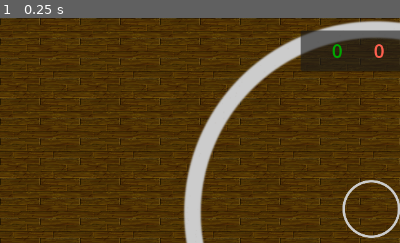
Above: before the commit, frame 1.
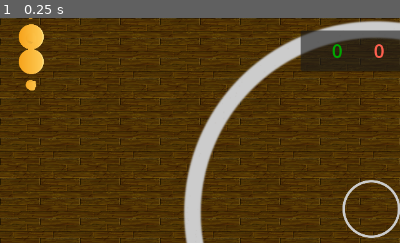
Above: after the commit, the same moment.

Repository: louiidev/ggj24_sumo
Game: Godot game, scene res://Scenes/main.tscn
Two runs of this game, one before a commit and one after it. Both use one fixed random seed, a clock stepped at 60 frames per second and the inputs below.
Inputs:
- Up to frame 1 (0.25 s): no input
The pictures show only the part of the screen within x 0-50%, y 0-50%; the shares and areas given below are measured in that part.

The runs differ from the first frame. In frame 1, 1.2% of the frame differs, in the area x 4-11%, y 0-33%.

Commit message:
added test stuff

Diff:
--- a/Scenes/main.gd
+++ b/Scenes/main.gd
@@ -7,10 +7,16 @@
 @export var powerupsAtStart = 3
 var player_scene: PackedScene = preload("res://Scenes/Player.tscn")
 
+var players: Array[Node2D] = []
+
 # Called when the node enters the scene tree for the first time.
 func _ready():
 	for num in powerupsAtStart:
 		addPowerup()
+
+	# FOR TESTING (REMOVE ONCE DONE)
+	add_player({ 'device_id': 0, 'is_real_player': true })
+	add_player({ 'device_id': 1, 'is_real_player': false })
 
 func addPowerup():
 	var r = boundsRadius * sqrt(randf())
@@ -29,13 +35,17 @@
 		addPowerup()
 
 
+func add_player(p):
+	var player: Node2D = player_scene.instantiate()
+	player.init(p['device_id'], p['is_real_player'])
+	player.global_position = Vector2(50, 50)
+	add_child(player)
+	players.push_back(player)
+
+
 func init(playerData: Array):
 	for p in playerData:
-		var player: Node2D = player_scene.instantiate()
-		player.init(p['device_id'], p['is_real_player'])
-		player.global_position = Vector2(50, 50)
-		add_child(player)
-
+		add_player(p)
 
 
 
